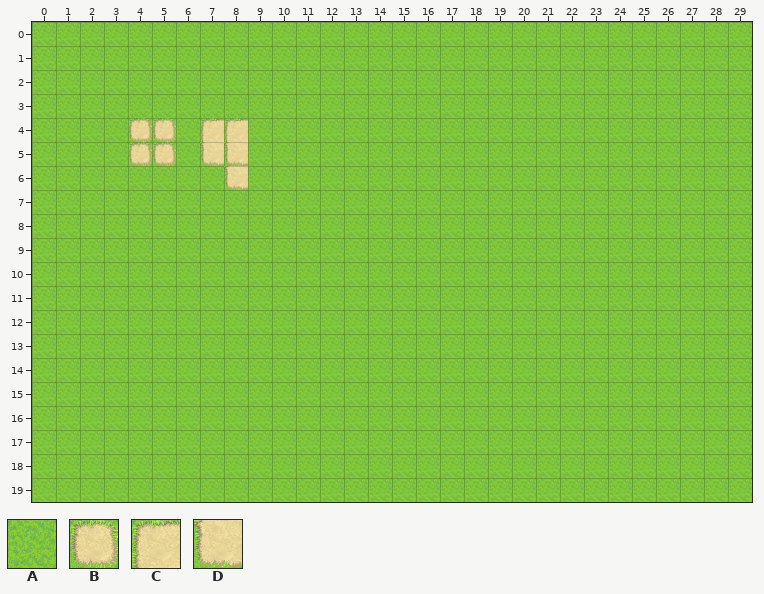
Tiled map: data/tiles/map1.tmx. The picture above was drawn from the file before the commit.
Cells are 48x48 px. Shown: x 0..29, y 0..19.
Key: from "Outside_A2": A 0, B 2, C 18, D 34.
_ is an empty cell.
Layer "ground" before, first column x 0:
 0 AAAAAAAAAAAAAAAAAAAAAAAAAAAAAA
 1 AAAAAAAAAAAAAAAAAAAAAAAAAAAAAA
 2 AAAAAAAAAAAAAAAAAAAAAAAAAAAAAA
 3 AAAAAAAAAAAAAAAAAAAAAAAAAAAAAA
 4 AAAABBACCAAAAAAAAAAAAAAAAAAAAA
 5 AAAABBADDAAAAAAAAAAAAAAAAAAAAA
 6 AAAAAAAADAAAAAAAAAAAAAAAAAAAAA
 7 AAAAAAAAAAAAAAAAAAAAAAAAAAAAAA
 8 AAAAAAAAAAAAAAAAAAAAAAAAAAAAAA
 9 AAAAAAAAAAAAAAAAAAAAAAAAAAAAAA
10 AAAAAAAAAAAAAAAAAAAAAAAAAAAAAA
11 AAAAAAAAAAAAAAAAAAAAAAAAAAAAAA
12 AAAAAAAAAAAAAAAAAAAAAAAAAAAAAA
13 AAAAAAAAAAAAAAAAAAAAAAAAAAAAAA
14 AAAAAAAAAAAAAAAAAAAAAAAAAAAAAA
15 AAAAAAAAAAAAAAAAAAAAAAAAAAAAAA
16 AAAAAAAAAAAAAAAAAAAAAAAAAAAAAA
17 AAAAAAAAAAAAAAAAAAAAAAAAAAAAAA
18 AAAAAAAAAAAAAAAAAAAAAAAAAAAAAA
19 AAAAAAAAAAAAAAAAAAAAAAAAAAAAAA
Now the later version:
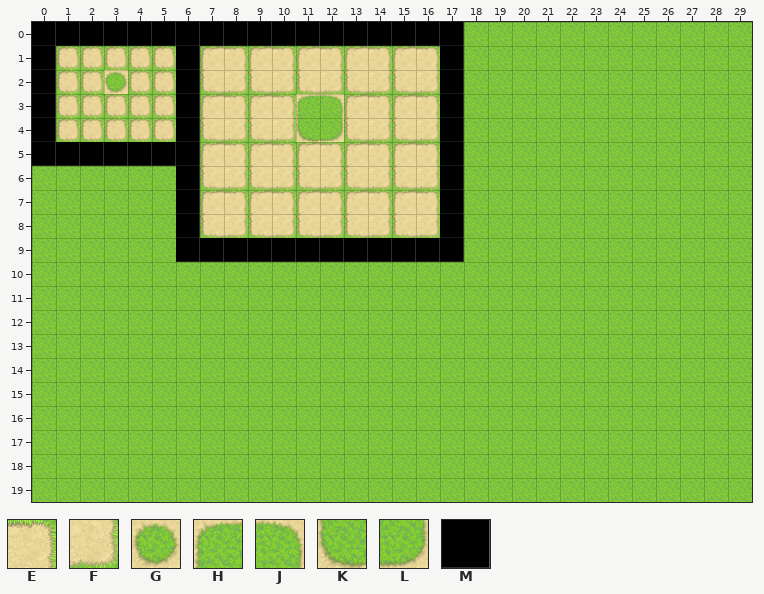
Further tiles: from "Outside_A2": E 19, F 35, G 50, H 66, J 67, K 82, L 83, M 187.
Edits made:
Layer "ground":
The author changed tile A to tile B in row 1 at x 1 to 5; in row 2 at x 1 to 2 and 4 to 5; in row 3 at x 1 to 5; in row 4 at x 1 to 3.
The author changed tile A to tile C in row 1 at x 7, 9, 11, 13 and 15; in row 3 at x 7, 9, 13 and 15; in row 5 at x 9, 11, 13 and 15; in row 7 at x 7, 9, 11, 13 and 15.
The author changed tile D to tile C in row 5 at x 7.
The author changed tile A to tile D in row 2 at x 7, 9, 11, 13 and 15; in row 4 at x 9, 13 and 15; in row 6 at x 7, 9, 11, 13 and 15; in row 8 at x 7, 9, 11, 13 and 15.
The author changed tile C to tile D in row 4 at x 7.
The author changed tile A to tile E in row 1 at x 8, 10, 12, 14 and 16; in row 3 at x 8, 10, 14 and 16; in row 5 at x 10, 12, 14 and 16; in row 7 at x 8, 10, 12, 14 and 16.
The author changed tile D to tile E in row 5 at x 8.
The author changed tile A to tile F in row 2 at x 8, 10, 12, 14 and 16; in row 4 at x 10, 14 and 16; in row 6 at x 10, 12, 14 and 16; in row 8 at x 8, 10, 12, 14 and 16.
The author changed tile C to tile F in row 4 at x 8.
The author changed tile D to tile F in row 6 at x 8.
The author changed tile A to tile G in row 2 at x 3.
The author changed tile A to tile H in row 3 at x 11.
The author changed tile A to tile J in row 3 at x 12.
The author changed tile A to tile K in row 4 at x 11.
The author changed tile A to tile L in row 4 at x 12.
The author changed tile A to tile M in row 0 at x 0 to 17; in rows 1 to 4 at x 0, 6 and 17; in row 5 at x 0 to 3, 6 and 17; in rows 6 to 8 at x 6 and 17; in row 9 at x 6 to 17.
The author changed tile B to tile M in row 5 at x 4 to 5.
Changed places in both pictures, as pixel boxes (x1, y1, x2, y2):
changed: (32, 22, 464, 262)
